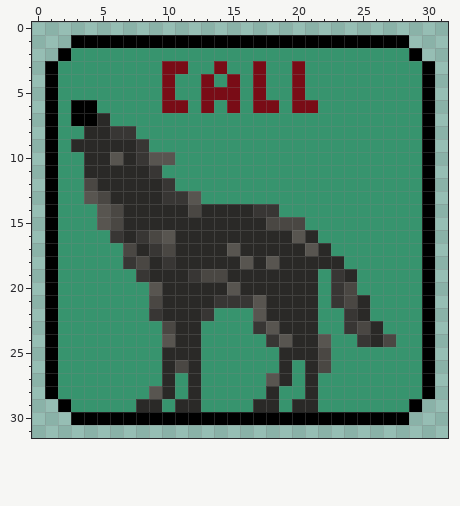
Edited in one commit: pixel-art file (Blue Steel Genesis/Assets/Resources/ModuleIcons/CallModule.ase). The first picture shows the starting point.
32x32 pixels, 1 frame.
And afterwards:
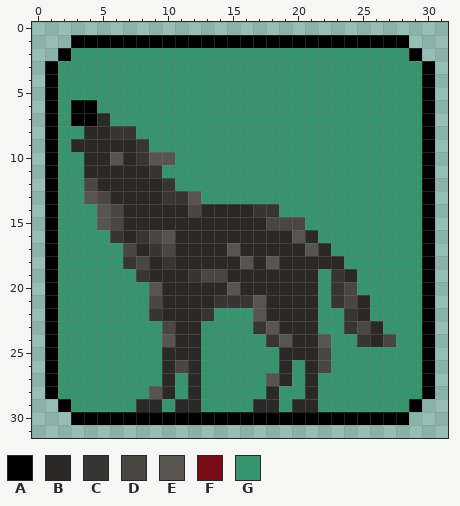
Palette (. is transparent): A #000000  B #2a2927  C #383634  D #4a4743  E #585550  F #790c16  G #37946e
From the commit log: Update Call Module for based Wolf Icon Again
From old to new:
y 3: x 10..11 FF -> GG; x 14 F -> G; x 17 F -> G; x 20 F -> G
y 4: x 10 F -> G; x 13 F -> G; x 15 F -> G; x 17 F -> G; x 20 F -> G
y 5: x 10 F -> G; x 13..15 FFF -> GGG; x 17 F -> G; x 20 F -> G
y 6: x 10..11 FF -> GG; x 13 F -> G; x 15 F -> G; x 17..18 FF -> GG; x 20..21 FF -> GG
Where, in picture pixels (left, top, right, bottom), the same in both pictures:
changed: (162, 61, 318, 113)
